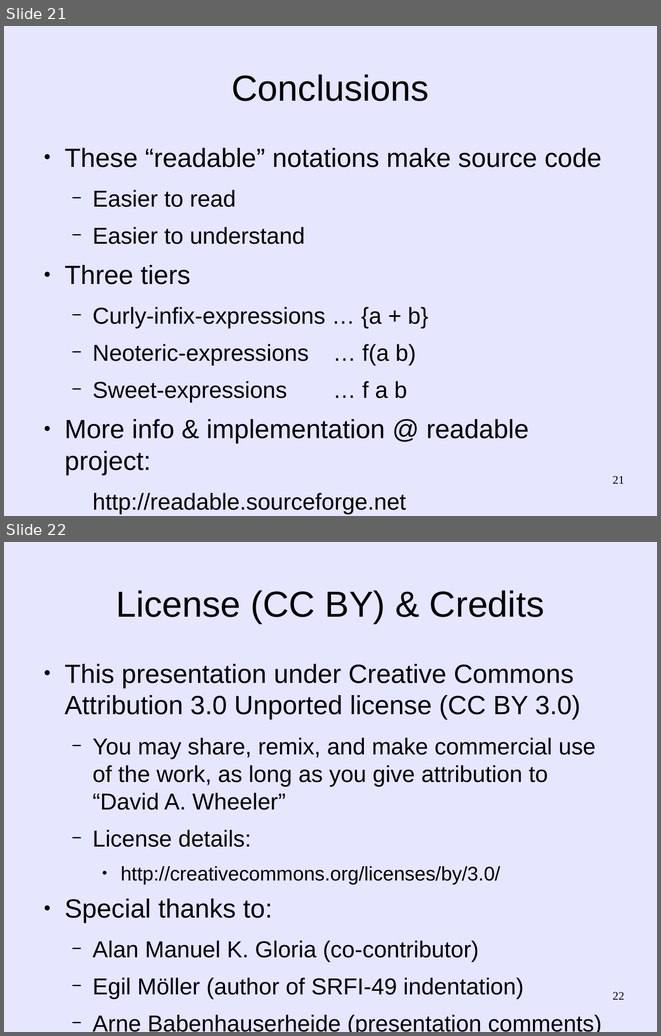
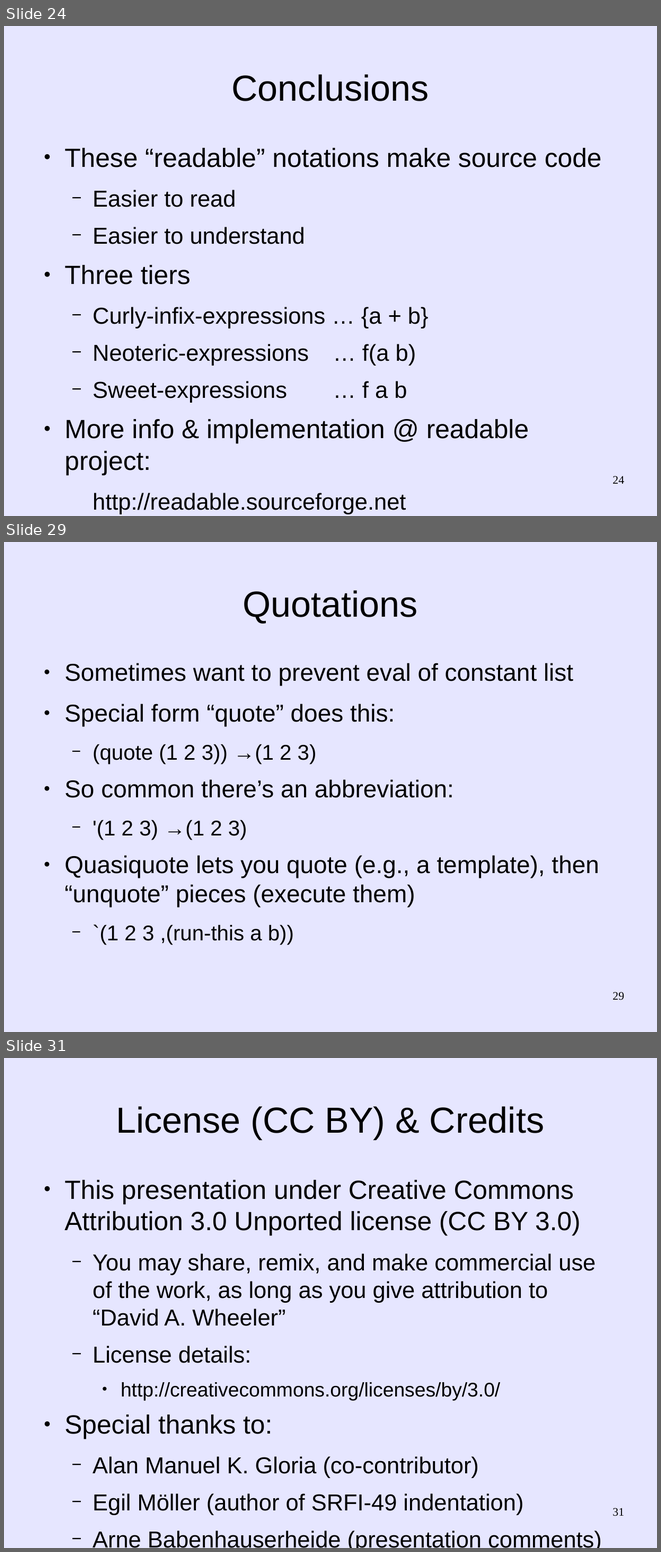
Before and after one commit to martin12333/Readable-Lisp-S-expressions, a slide deck: readable-s-expressions.odp. Shown one above the other, each under a label of ours: slides 21 and 22 before the commit, slides 24, 29 and 31 after it; the slides between them are not shown. The pictures are 661x1036 and 661x1552 pixels, drawn with LibreOffice and Linux fonts; fonts in the diff are those of the drawing. Boxes give left, top, right and bottom in pixels: in the first picture for what was removed or moved away, otherwise in the second. Text is boxed around its words. In the diff, an @@ line names an element or a change of style, - is before the commit and + after.

```diff
--- a/readable-s-expressions.odp
+++ b/readable-s-expressions.odp
@@ slide 29 added at (4, 542, 657, 1032), background #E6E6FF @@
@@ title added at (243, 590, 418, 624), 44 pt, text #000000 @@
+Quotations
@@ text added at (64, 663, 599, 945), 29.6 pt, text #000000 @@
+● Sometimes want to prevent eval of constant list
+● Special form “quote” does this:
+  − (quote (1 2 3)) →(1 2 3)
+● So common there’s an abbreviation:
+  − '(1 2 3) →(1 2 3)
+● Quasiquote lets you quote (e.g., a template), then “unquote” pieces (execute them)
+  − `(1 2 3 ,(run-this a b))
@@ page number added at (612, 992, 624, 1000), 14 pt, text #000000 @@
+29
@@ what was slide 21 is now slide 24 @@
@@ page number at (612, 476, 624, 484): text changed @@
-21
+24
@@ what was slide 22 is now slide 31 @@
@@ page number at (612, 1508, 624, 1516): text changed @@
-22
+31
```
Also in this commit, not shown: 9 slides changed, 8 other slides added.
